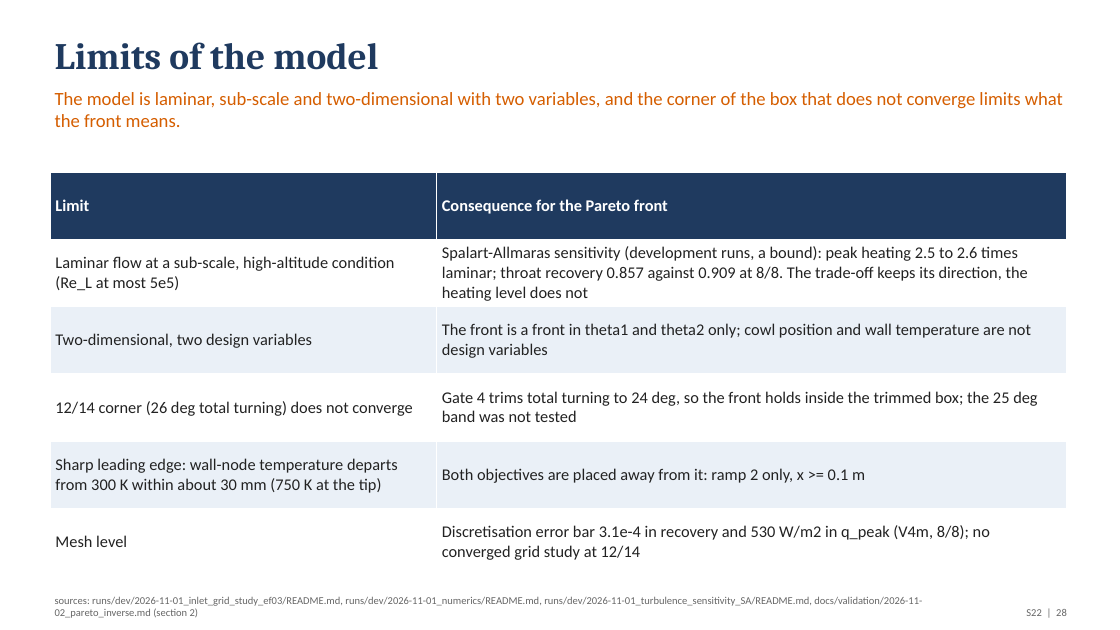
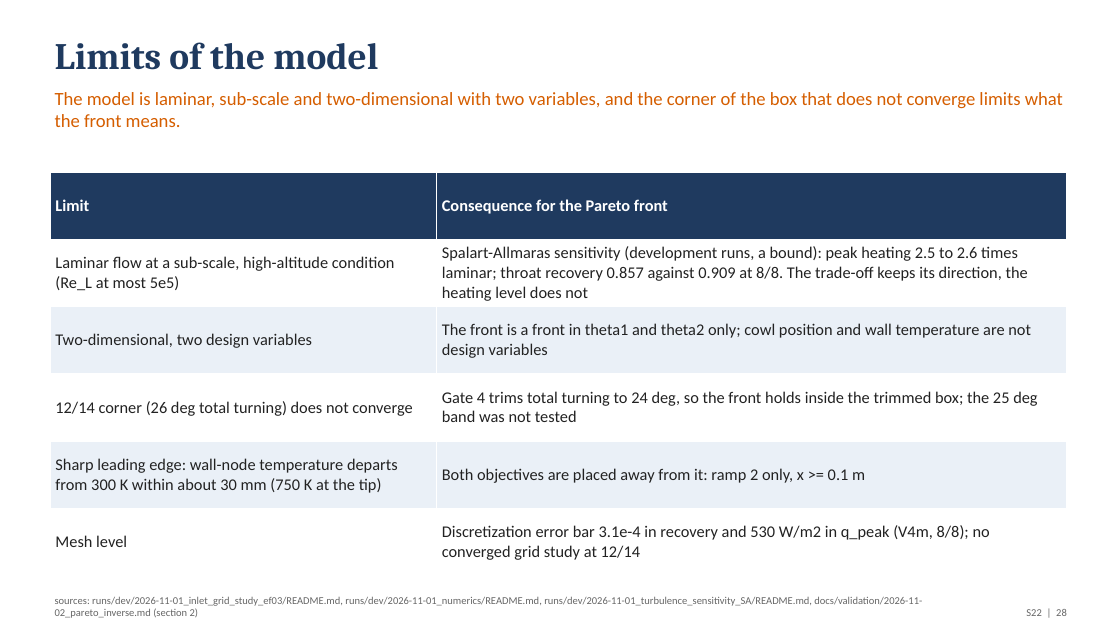
Before and after one commit to emarinhoss/ai-engineering, a slide deck: slide 28 of docs/talk/deck.pptx. Drawn at 1120x630 pixels with LibreOffice and Linux fonts; fonts in the diff are those of the drawing. Boxes give left, top, right and bottom in pixels: in the first picture for what was removed or moved away, otherwise in the second. Text is boxed around its words. In the diff, an @@ line names an element or a change of style, - is before the commit and + after.

```diff
--- a/docs/talk/deck.pptx
+++ b/docs/talk/deck.pptx
@@ table at [50, 172, 1067, 576] @@
-row 6, column 2: Discretisation error bar 3.1e-4 in recovery and 530 W/m2 in q_peak (V4m, 8/8); no converged grid study at 12/14
+row 6, column 2: Discretization error bar 3.1e-4 in recovery and 530 W/m2 in q_peak (V4m, 8/8); no converged grid study at 12/14
```
Also in this commit, not shown: 3 other slides changed, 4 other files.
